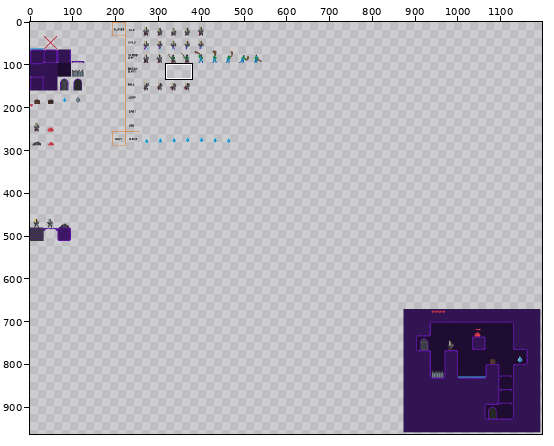
Sprite sheet, stored at resources/images/spritesheet.png. The first picture is a wide view before the edit; the outline marks the close-up.
Close-up. The starting point:
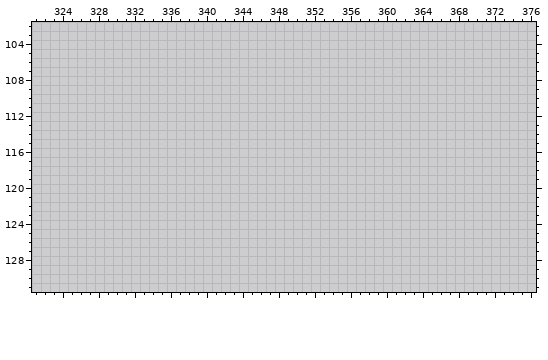
The file is 1280x1280 pixels. Pixels under 10% opacity are left out. Colours within 5 levels of each other are drawn and written as one. Shown: x 321..376, y 102..131. The wide view leaves out empty margins. The commit also changed other parts of the picture, which this record leaves out.
After the commit:
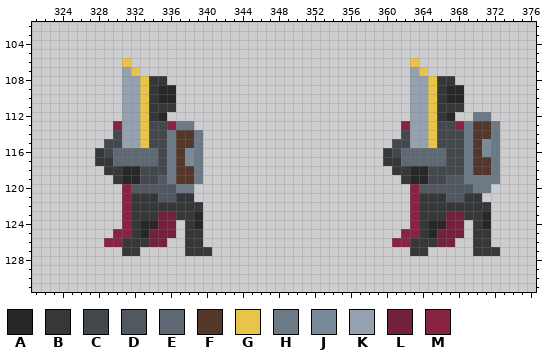
Palette (. is transparent): A #272727  B #353739  C #43484c  D #515860  E #5f6973  F #52372a  G #e8c44b  H #6c7987  J #7b8a9b  K #95a1af  L #74203f  M #882342
Edits made:
Colour A now appears in rows 109 to 110 at x 335 to 336 and 367 to 368; in row 112 at x 335 and 367; in rows 118 to 119 at x 331 to 332 and 363 to 364; in row 123 at x 339 and 371; in row 124 at x 333 to 334, 339, 365 to 366 and 371; in row 125 at x 333 and 365.
Colour B now appears in row 108 at x 334 to 335 and 366 to 367; in rows 109 to 110 at x 334 and 366; in row 111 at x 334 to 336 and 366 to 368; in row 112 at x 334 and 366; in row 116 at x 328 and 360; in row 117 at x 328 to 329 and 360 to 361.
Colour B now appears in row 118 at x 329 to 330 and 361 to 362; in row 119 at x 330 and 362; in row 121 at x 332 to 334, 337 to 338, 364 to 366 and 369 to 370; in row 122 at x 332 to 339 and 364 to 371; in row 123 at x 332 to 334, 337 to 338, 364 to 366 and 369 to 370; in row 124 at x 332, 338, 364 and 370.
Colour B now appears in row 125 at x 332, 338 to 339, 364 and 370 to 371; in row 126 at x 331 to 333, 338 to 339, 363 to 365 and 370 to 371; in row 127 at x 331 to 332, 338 to 340, 363 to 364 and 370 to 372.
Colour C now appears in row 113 at x 334 to 335 and 366 to 367; in row 114 at x 330, 334 to 335, 362 and 366 to 368; in row 115 at x 329 to 330, 334 to 335, 361 to 362 and 366 to 368; in row 116 at x 329, 335, 361 and 367 to 368; in row 117 at x 335 and 367 to 368; in row 118 at x 333 to 335 and 365 to 368.
Colour C now appears in row 119 at x 333 to 334 and 365 to 366.
Colour D now appears in row 119 at x 335 and 367 to 368; in row 120 at x 332 to 336 and 364 to 369; in row 121 at x 335 to 336 and 367 to 368.
Colour E now appears in rows 116 to 117 at x 330 to 334 and 362 to 366.
Colour F now appears in row 113 at x 370 to 371; in row 114 at x 337 to 338 and 370 to 371; in row 115 at x 337 to 338 and 370; in row 116 at x 337 and 370; in row 117 at x 337 and 370 to 371; in row 118 at x 337 to 338 and 370 to 371.
Colour F now appears in row 119 at x 337 to 338.
Colour G now appears in row 106 at x 331 and 363; in row 107 at x 332 and 364; in rows 108 to 115 at x 333 and 365.
Colour H now appears in row 112 at x 370 to 371; in row 113 at x 337 to 338, 369 and 372; in rows 114 to 118 at x 336, 339, 369 and 372; in row 119 at x 336, 339 and 369 to 372; in row 120 at x 337 to 338 and 370 to 371.
Colour J now appears in row 115 at x 371; in row 116 at x 338 and 371; in row 117 at x 338.
Colour K now appears in row 107 at x 331 and 363; in rows 108 to 115 at x 331 to 332 and 363 to 364.
Colour L now appears in rows 123 to 124 at x 335 to 336 and 367 to 368; in row 125 at x 334 to 336 and 366 to 368; in row 126 at x 334 to 335 and 366 to 367.
Colour M now appears in row 113 at x 330, 336, 362 and 368; in rows 120 to 124 at x 331 and 363; in row 125 at x 330 to 331 and 362 to 363; in row 126 at x 329 to 330 and 361 to 362.
Where, in picture pixels (left, top, right, bottom), the same in both close-ups:
added: (95, 58, 212, 256)
added: (383, 58, 500, 256)
